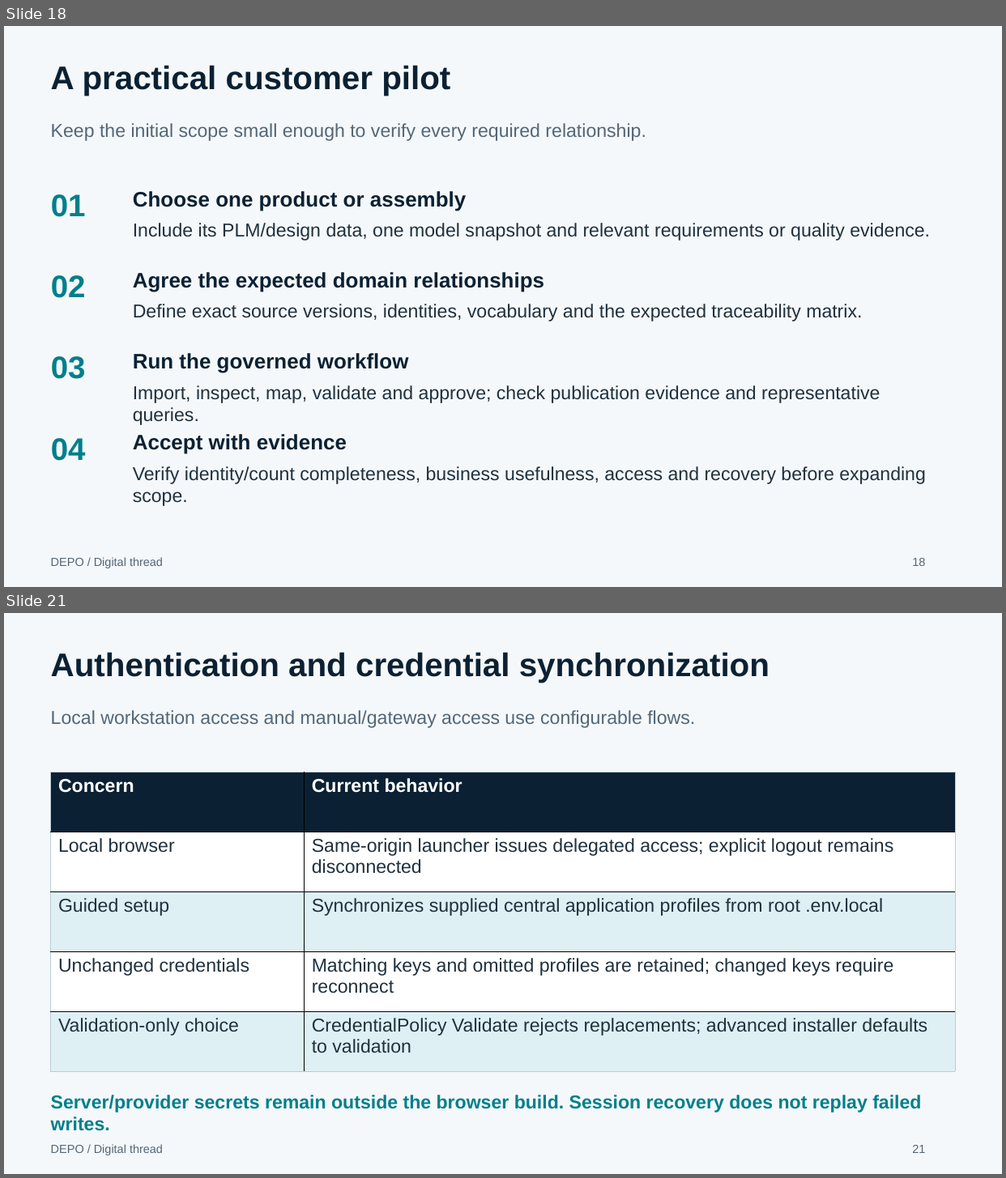
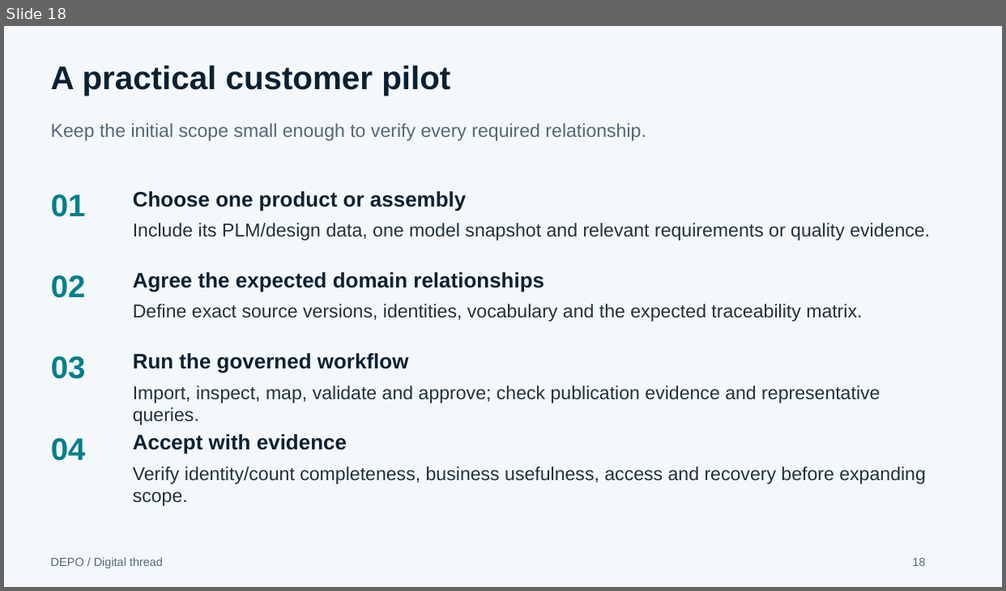
Before and after one commit to dparitosh/PMem, a slide deck: deliverables/DEPO_Functional_Architecture_and_Deployment.pptx. Shown one above the other, each under a label of ours: slides 18 and 21 before the commit, slide 18 after it; the slides between them are not shown. The pictures are 1006x1178 and 1006x591 pixels, drawn with LibreOffice and Linux fonts; fonts in the diff are those of the drawing. Boxes give left, top, right and bottom in pixels: in the first picture for what was removed or moved away, otherwise in the second. Text is boxed around its words. In the diff, an @@ line names an element or a change of style, - is before the commit and + after.

```diff
--- a/deliverables/DEPO_Functional_Architecture_and_Deployment.pptx
+++ b/deliverables/DEPO_Functional_Architecture_and_Deployment.pptx
@@ slide 21 removed at (x1=4, y1=613, x2=1002, y2=1174), background #F5F8FA @@
@@ text removed at (x1=51, y1=652, x2=769, y2=683) @@
-Authentication and credential synchronization
@@ text removed at (x1=51, y1=710, x2=695, y2=728) @@
-Local workstation access and manual/gateway access use configurable flows.
@@ table removed at (x1=50, y1=772, x2=956, y2=1071), 5 rows, 2 columns @@
-Concern | Current behavior
-Local browser | Same-origin launcher issues delegated access; explicit logout remains disconnected
-Guided setup | Synchronizes supplied central application profiles from root .env.local
-Unchanged credentials | Matching keys and omitted profiles are retained; changed keys require reconnect
-Validation-only choice | CredentialPolicy Validate rejects replacements; advanced installer defaults to validation
@@ text removed at (x1=51, y1=1095, x2=921, y2=1131) @@
-Server/provider secrets remain outside the browser build. Session recovery does not replay failed writes.
@@ text removed at (x1=51, y1=1144, x2=163, y2=1156) @@
-DEPO / Digital thread
@@ text removed at (x1=912, y1=1145, x2=925, y2=1153) @@
-21
```
Also in this commit, not shown: 5 other slides removed, 2 other files.
